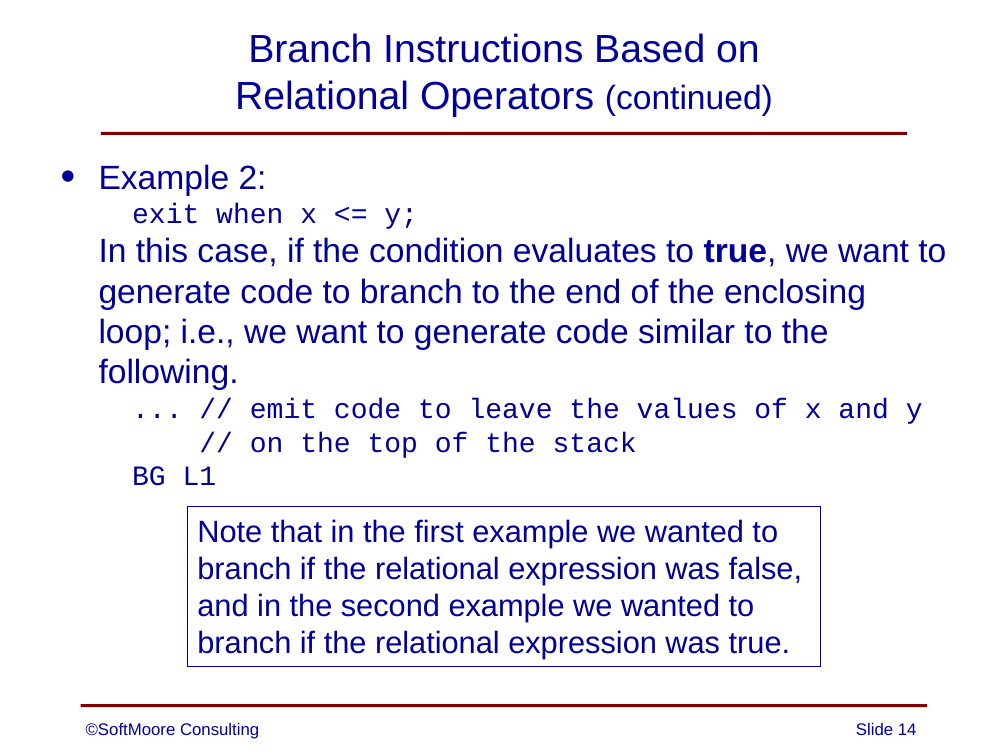
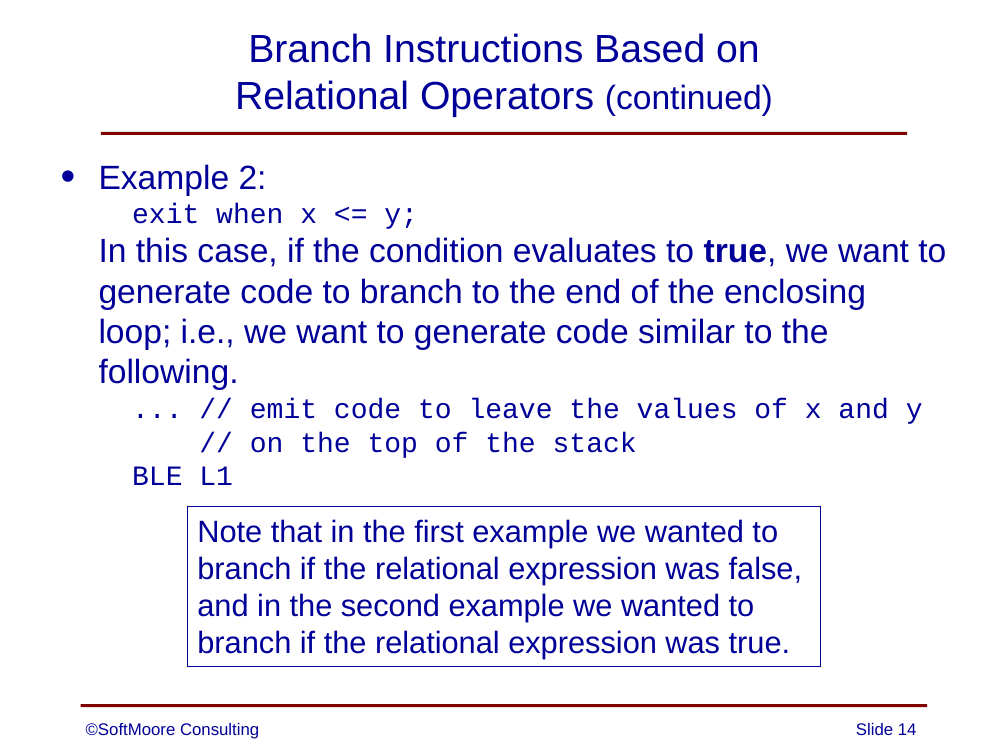
Before and after one commit to SoftMoore/CPRL-Java-3rd, a slide deck: slide 14 of PowerPoints/11 - Code Generation.pptx. Drawn at 1008x756 pixels with LibreOffice and Linux fonts; fonts in the diff are those of the drawing. Boxes give left, top, right and bottom in pixels: in the first picture for what was removed or moved away, otherwise in the second. Text is boxed around its words. In the diff, an @@ line names an element or a change of style, - is before the commit and + after.

```diff
--- a/PowerPoints/11 - Code Generation.pptx
+++ b/PowerPoints/11 - Code Generation.pptx
@@ text at [99, 164, 946, 485]: text changed @@
-• Example 2:
-  exit when x <= y;
-  In this case, if the condition evaluates to true, we want to generate code to branch to the end of the enclosing loop; i.e., we want to generate code similar to the following.
-  ... // emit code to leave the values of x and y
-  // on the top of the stack
-  BG L1
+• Example 2:
+  exit when x <= y;
+  In this case, if the condition evaluates to true, we want to generate code to branch to the end of the enclosing loop; i.e., we want to generate code similar to the following.
+  ... // emit code to leave the values of x and y
+  // on the top of the stack
+  BLE L1
```
Also in this commit, not shown: 6 other slides changed, 2 other files.
